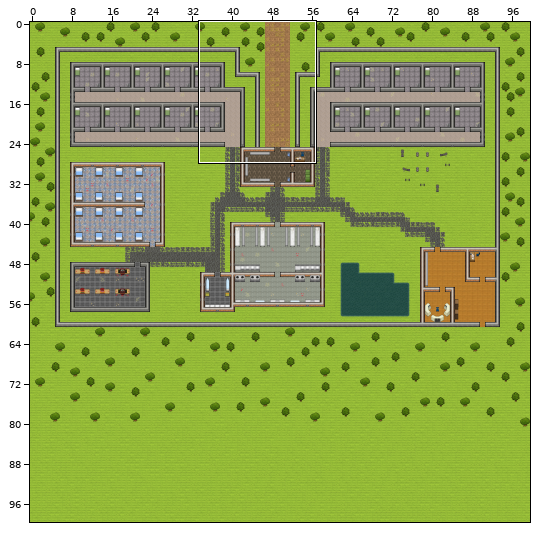
Tiled map (JSON), stored at Map/Map(good).json. The first picture is a wide view before the edit; the outline marks the close-up.
Close-up. First the earlier version:
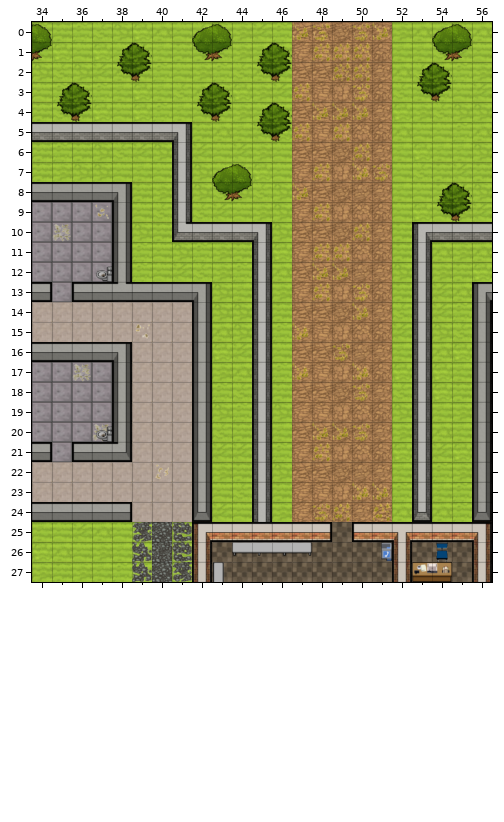
Cells are 32x32 px. Shown: x 34..56, y 0..27. The commit also changed other parts of the map, which this record leaves out.
After:
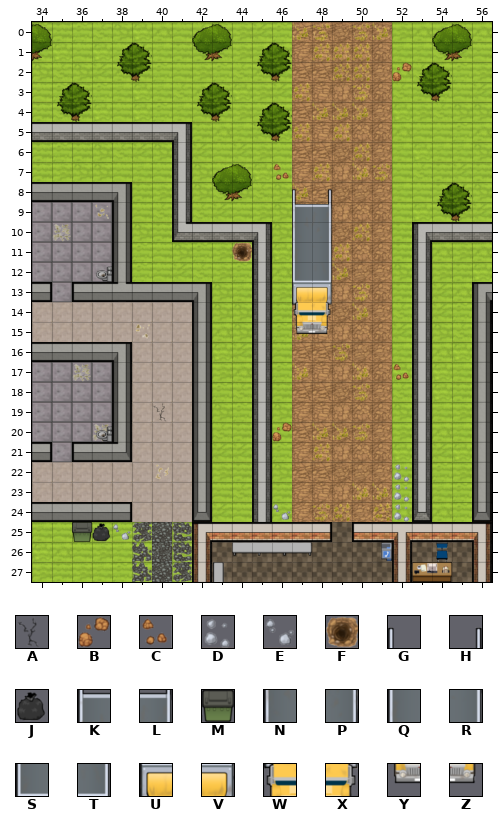
Key: from "Tileset": A 72, B 75, C 76, D 103, E 104, F 105, G 1047, H 1048, J 1068, K 1079, L 1080, M 1095, N 1111, P 1112, Q 1143, R 1144, S 1175, T 1176, U 1207, V 1208, W 1239, X 1240, Y 1271, Z 1272.
_ is an empty cell.
Changes in this commit:
Changed rows in their new state; . is an unchanged cell.
Layer "Walls":
first column x 47:
 8 GH
 9 KL
10 NP
11 QR
12 ST
13 UV
14 WX
15 YZ
first column x 36:
25 MJ
Layer "Objects":
first column x 52:
 2 B
first column x 46:
 7 C
first column x 44:
11 F
first column x 38:
17 ..............C
19 ..A............
20 ........B......
22 ..............D
23 ..............D
24 ........E.....D
25 E..............
